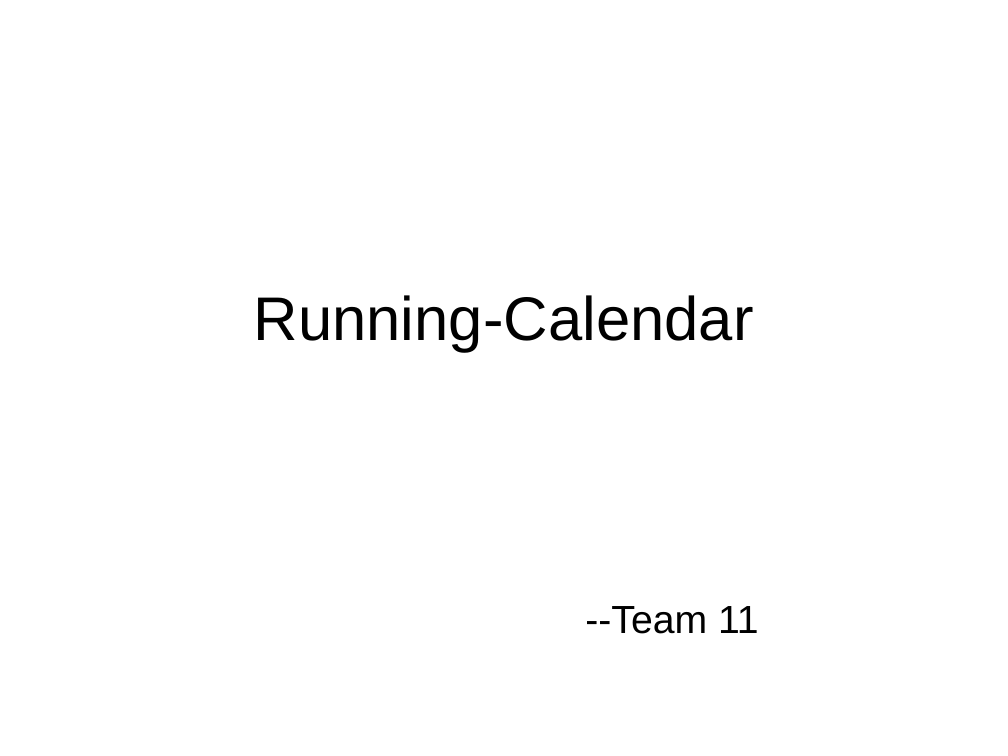
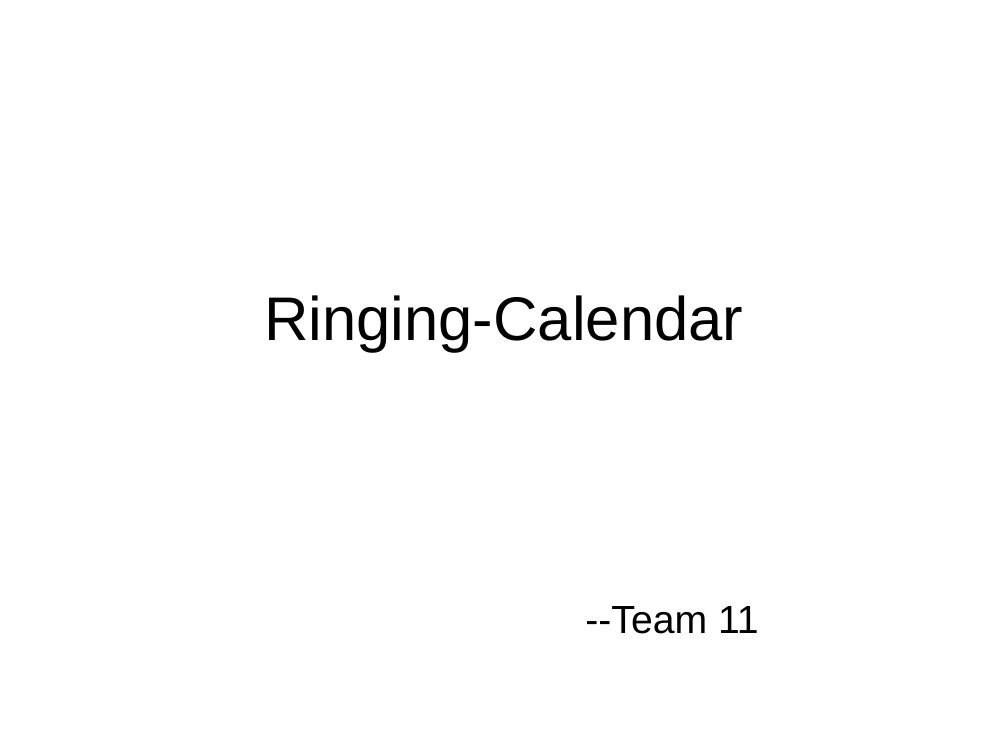
Before and after one commit to MobileApps-BJTU/Ringing-Calendar, a slide deck: slide 1 of Team11.ppt. Drawn at 1008x756 pixels with LibreOffice and Linux fonts; fonts in the diff are those of the drawing; background and template pictures are left out. Boxes give left, top, right and bottom in pixels: in the first picture for what was removed or moved away, otherwise in the second. Text is boxed around its words. In the diff, an @@ line names an element or a change of style, - is before the commit and + after.

Commit message:
11

```diff
--- a/Team11.ppt
+++ b/Team11.ppt
@@ title at (x1=264, y1=295, x2=743, y2=352): text changed @@
-Running-Calendar
+Ringing-Calendar
```
